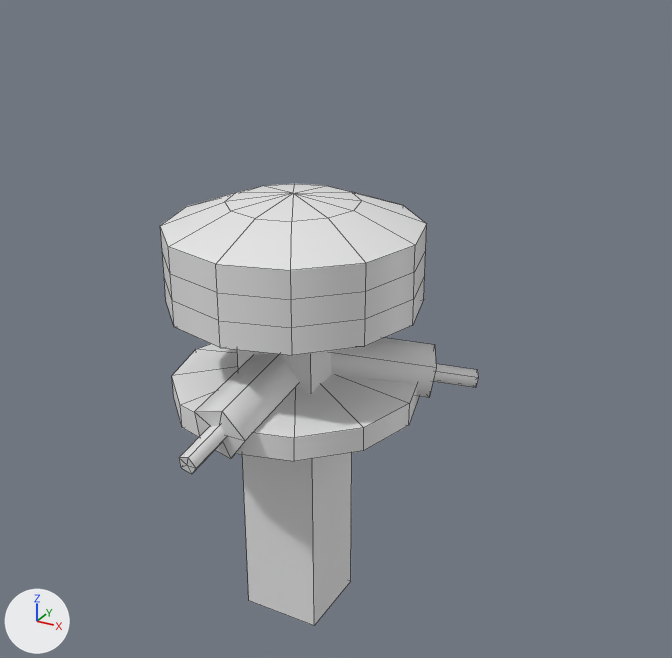
An edit to the OBJ model assets/models/tower.obj, drawn before and after from the same camera.
Camera for both pictures: a 50 mm camera at (2.59, -4.22, 4.0) aimed at (0.34, -0.14, 1.96). The lights are fixed; the arrows at lower left show +X, +Y and +Z. Mesh edges are drawn as thin lines. Where no turn or scale is listed for an object, it has been applied to the vertices. Vertices at the same position are counted once.

Names of what the first picture shows: 'tower'.
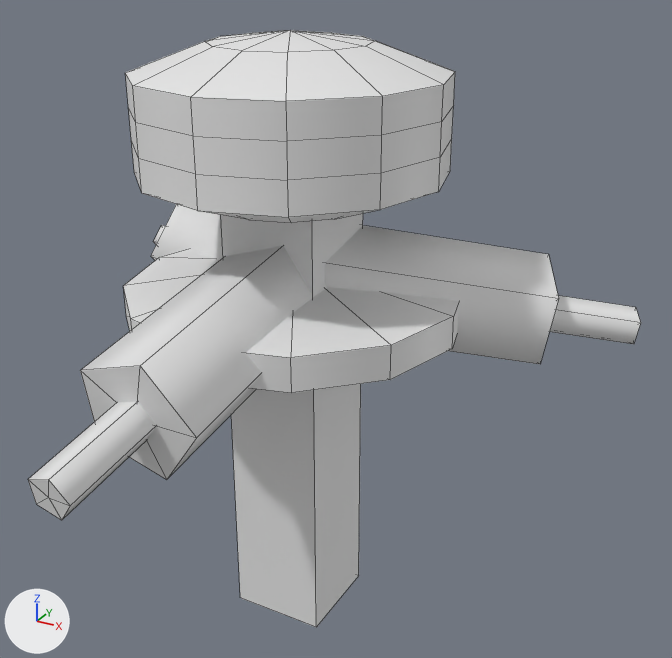
The change in detail:
me_tower has 180 vertices, 216 faces and spans x -0.95..0.95, y -1.07..0.73, z -0.05..2.64.
me_tower is used by ob_tower; location (0.0, 0.0, 0.0).
me_tower part 1: the loose piece of 12 vertices spanning x -0.14..0.17, y -0.82..-0.11, z 1.39..1.81 is scaled about its middle by 2.04, then moved by (0.02, -0.27, 0.44).
me_tower part 2: the loose piece of 12 vertices spanning x -0.05..0.06, y -1.07..-0.43, z 1.44..1.66 is scaled about its middle by 2.04, then moved by (0.01, -0.57, 0.39).
me_tower part 3: the loose piece of 12 vertices spanning x 0.03..0.77, y -0.06..0.54, z 1.39..1.81 is scaled about its middle by 2.04, then moved by (0.23, 0.14, 0.44).
me_tower part 4: the loose piece of 12 vertices spanning x 0.35..0.95, y 0.18..0.58, z 1.44..1.66 is scaled about its middle by 2.04, then moved by (0.49, 0.29, 0.39).
me_tower part 5: the loose piece of 12 vertices spanning x -0.77..-0.03, y -0.08..0.52, z 1.39..1.81 is scaled about its middle by 2.04, then moved by (-0.23, 0.12, 0.44).
me_tower part 6: the loose piece of 12 vertices spanning x -0.95..-0.35, y 0.17..0.58, z 1.44..1.66 is scaled about its middle by 2.04, then moved by (-0.49, 0.28, 0.39).
me_tower part 7: the loose piece of 26 vertices spanning x -0.73..0.73, y -0.73..0.73, z 1.3..1.64 is scaled about its middle by 1.32, then moved by (0.0, 0.0, 0.55).
me_tower part 8: the loose piece of 74 vertices spanning x -0.73..0.73, y -0.73..0.73, z 1.83..2.64 is scaled about its middle by 1.16, then moved by (0.0, 0.0, 0.78).
me_tower part 9: the loose piece of 8 vertices spanning x -0.24..0.24, y -0.24..0.24, z -0.05..2.0 is scaled about its middle by (1.16, 1.16, 1.31), then moved by (0.0, 0.0, 0.35).

Changed parts and their boxes (x1, y1, x2, y2) in the pictures (672 x 658 px; the box of a moved part takes in the faces that stretch with it):
'tower', reshaped (92% wider, 35% taller): before (160, 184, 478, 626); after (28, 30, 641, 627)
part 1 of me_tower, moved or reshaped: before (195, 353, 299, 459); after (80, 246, 328, 480)
part 2 of me_tower, moved or reshaped: before (179, 426, 227, 474); after (28, 402, 156, 520)
part 3 of me_tower, moved or reshaped: before (331, 338, 436, 398); after (325, 225, 559, 364)
part 4 of me_tower, moved or reshaped: before (433, 364, 478, 388); after (549, 295, 641, 344)
part 5 of me_tower, moved or reshaped (not visible before): after (151, 204, 223, 261)
part 6 of me_tower, moved or reshaped (not visible before): after (153, 225, 165, 245)
part 7 of me_tower, moved or reshaped: before (172, 344, 419, 461); after (123, 249, 459, 393)
part 8 of me_tower, moved or reshaped: before (160, 184, 427, 355); after (125, 30, 455, 223)
part 9 of me_tower, moved or reshaped: before (237, 350, 352, 626); after (221, 213, 363, 627)
